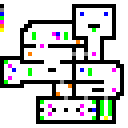
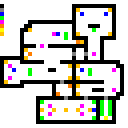
Layers edited between the first and the second 128 x 128 image:
painted on "Background" over [0, 8, 112, 112]
